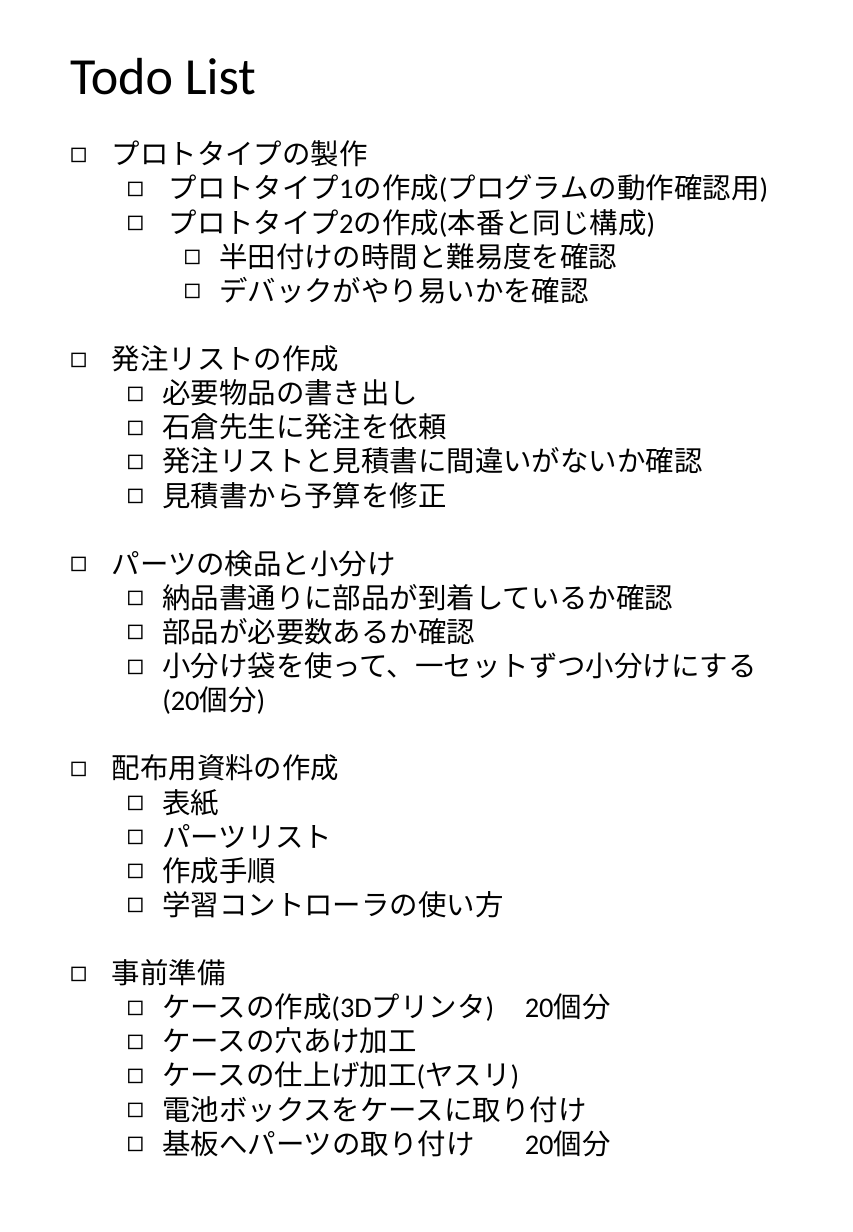
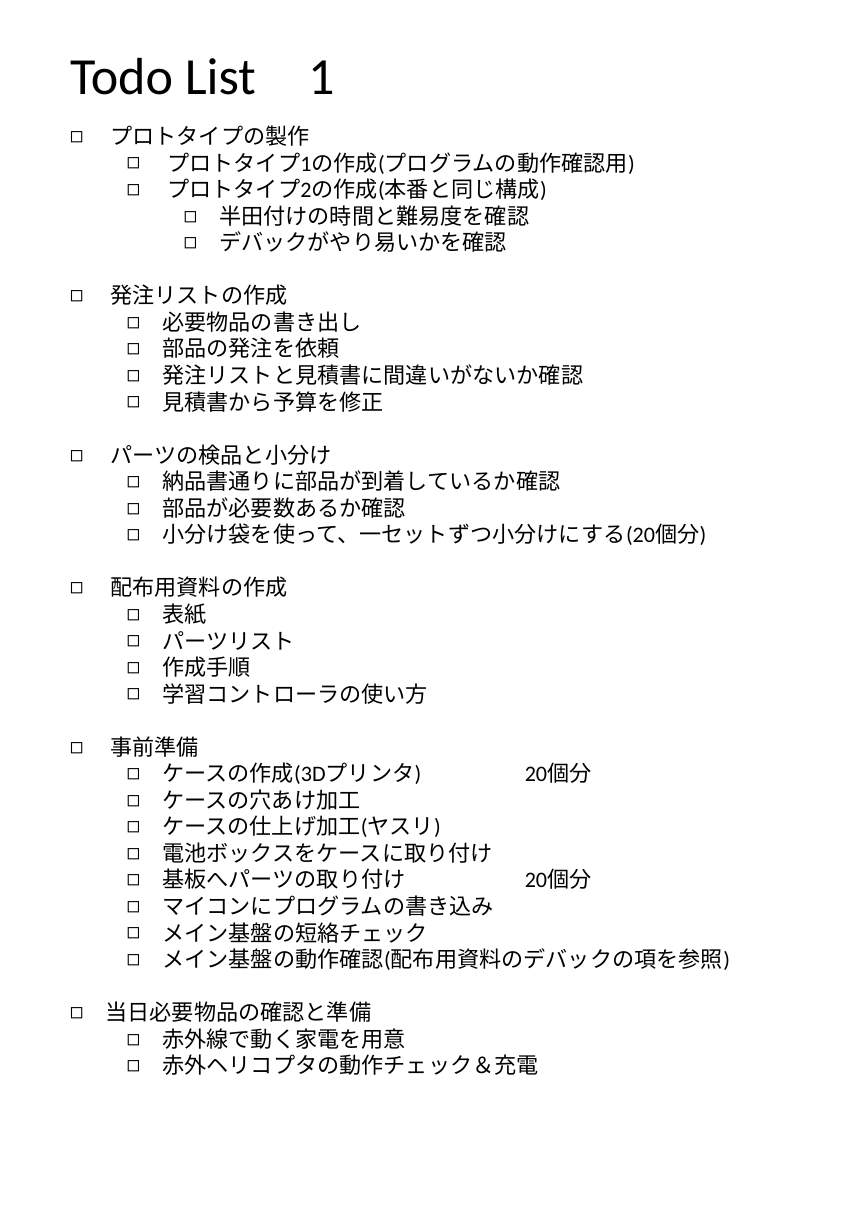
Before and after one commit to YamaneDaisuke/EnjoyMusium, a slide deck: slide 1 of IR_Controller/documents/学習コントローラToDoリスト.pptx. Drawn at 853x1232 pixels with LibreOffice and Linux fonts; fonts in the diff are those of the drawing. Boxes give left, top, right and bottom in pixels: in the first picture for what was removed or moved away, otherwise in the second. Text is boxed around its words. In the diff, an @@ line names an element or a change of style, - is before the commit and + after.

Commit message:
ToDOリストを更新

```diff
--- a/IR_Controller/documents/学習コントローラToDoリスト.pptx
+++ b/IR_Controller/documents/学習コントローラToDoリスト.pptx
@@ title at bbox=[70, 57, 334, 95]: text changed @@
-Todo List
+Todo List 1
@@ text "プロトタイプの製作": place and size @@
-text "プロトタイプの製作" at bbox=[112, 140, 768, 1157]
+text "プロトタイプの製作" at bbox=[105, 125, 730, 1075]
@@ text at bbox=[110, 125, 706, 889]: size 18 to 14 pt in "プロトタイプの製作", "プロトタイプ1の作成(プログラムの動作確認用)", "プロトタイプ2の作成(本番と同じ構成)", "半田付けの時間と難易度を確認" and 20 more places @@
@@ text at bbox=[162, 337, 339, 358]: text changed; size 18 to 14 pt @@
-  ◻ 石倉先生に発注を依頼
+  ◻ 部品の発注を依頼
@@ text at bbox=[105, 895, 730, 1075]: paragraphs added @@
+  ◻ マイコンにプログラムの書き込み
+  ◻ メイン基盤の短絡チェック
+  ◻ メイン基盤の動作確認(配布用資料のデバックの項を参照)
+◻ 当日必要物品の確認と準備
+  ◻ 赤外線で動く家電を用意
+  ◻ 赤外ヘリコプタの動作チェック＆充電
```
